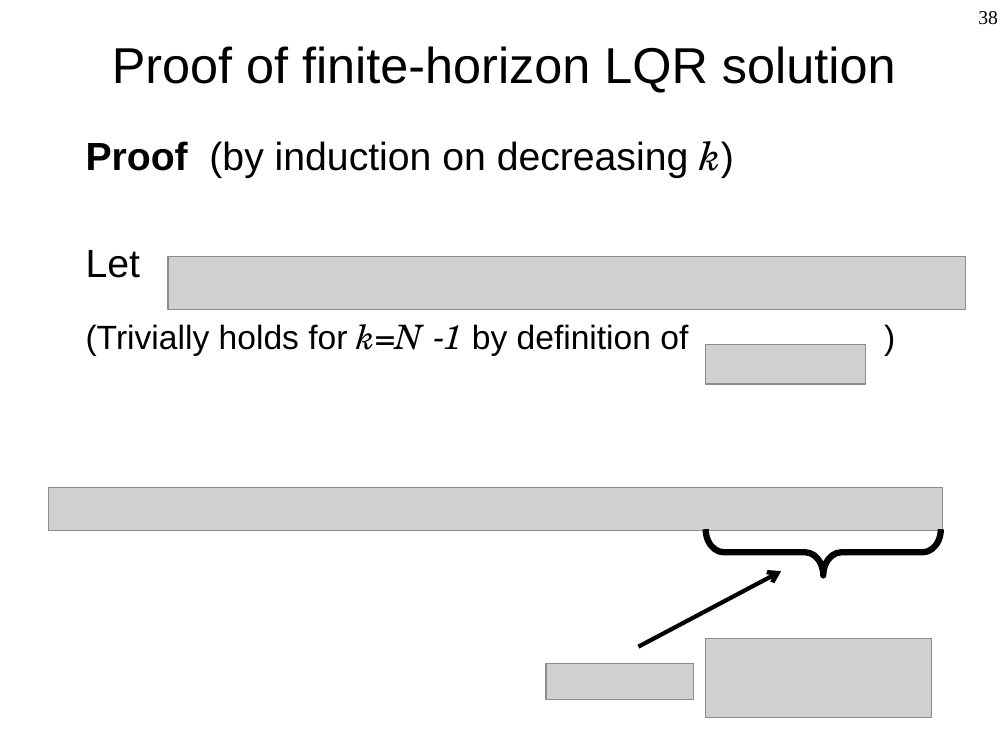
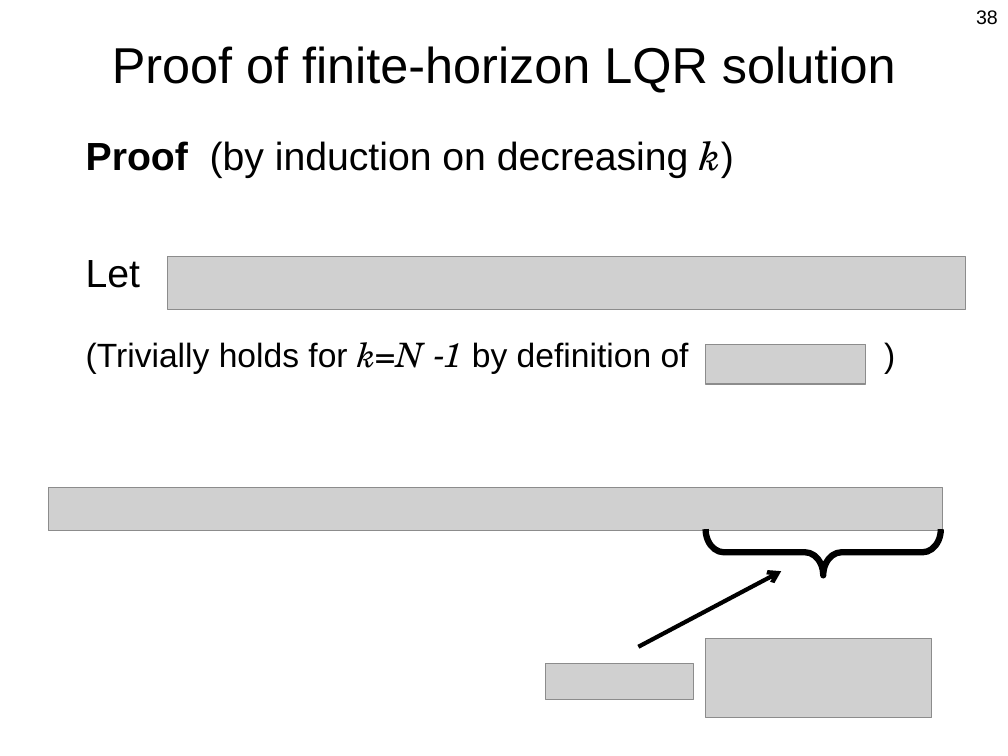
Before and after one commit to Berkeley-ME233/Berkeley-ME233.github.io, a slide deck: slide 38 of static/ME233_Sp16_L1_DP_Optimal_LQR.pptx. Drawn at 1008x756 pixels with LibreOffice and Linux fonts; fonts in the diff are those of the drawing; grey boxes stand for pictures. Boxes give left, top, right and bottom in pixels: in the first picture for what was removed or moved away, otherwise in the second. Text is boxed around its words. In the diff, an @@ line names an element or a change of style, - is before the commit and + after.

```diff
--- a/static/ME233_Sp16_L1_DP_Optimal_LQR.pptx
+++ b/static/ME233_Sp16_L1_DP_Optimal_LQR.pptx
@@ page number at [976, 10, 998, 25]: font Times New Roman to Arial @@
@@ text "Proof (by induction on decreasing ..." at [86, 141, 734, 374]: indent changed; more space between paragraphs @@
```
Also in this commit, not shown: 53 other slides changed, 1 other file.
